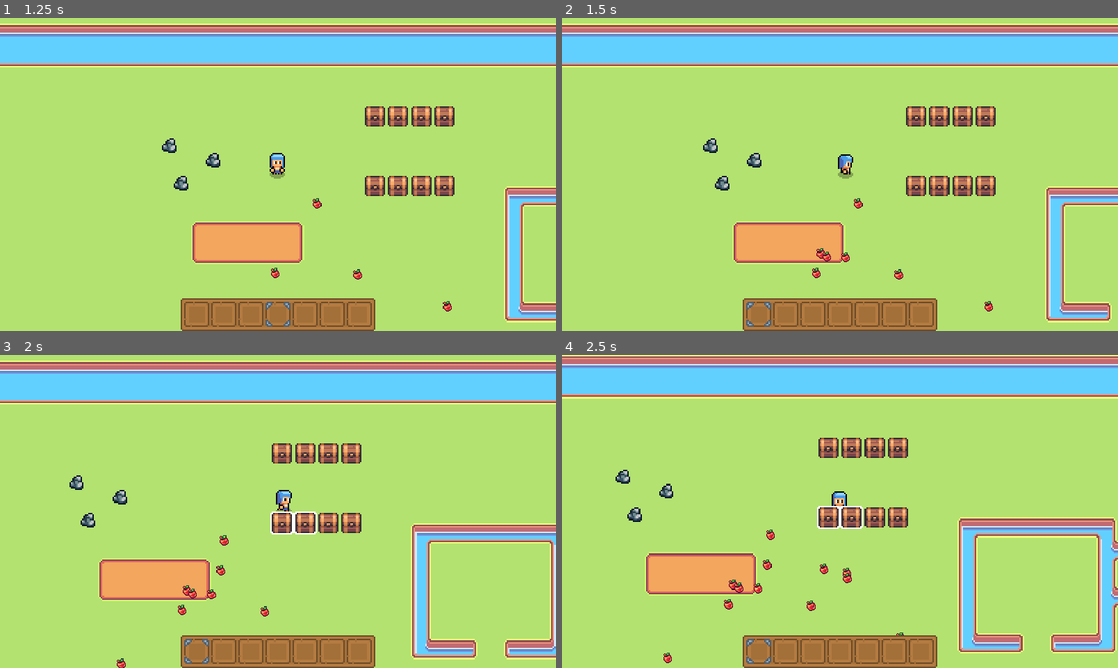
Above: before the commit, frames 1-4 (two rows, left to right).
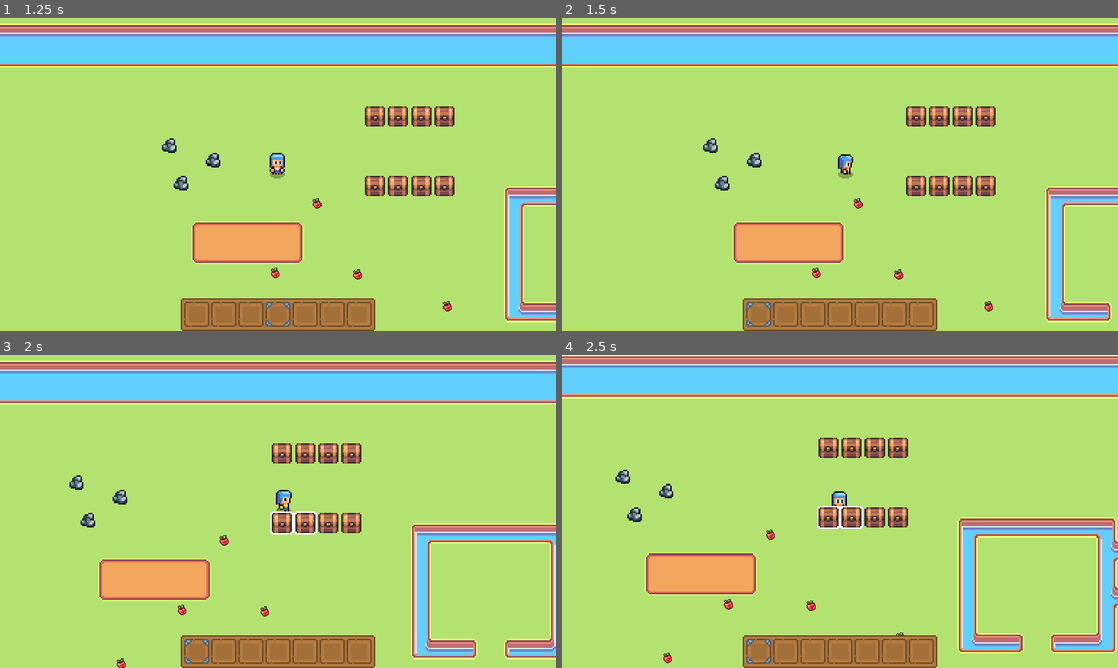
Above: after the commit, the same moments.

Repository: ArmandosLP/Farm_game_project
Game: Godot game, scene res://System/Main_menu/scenes/main_menu.tscn
Same seed, same stepped clock (60 frames per second), same inputs: the game is played once before the commit and once after it.
Inputs (mouse positions are in pixels of both pictures, inside the frame that each line leads up to):
- Up to frame 1 (1.25 s): click "Partida nueva" at 0.5 s
- Up to frame 2 (1.5 s): tap Enter at 1.25 s; move the mouse to (934, 187) at 1.27 s; hold D (Movment_right_key) from 1.28 s (still down); hold 1 (Hotbar_hotkey_1) from 1.28 s (still down); click (934, 187) at 1.42 s
- Up to frame 3 (2 s): keep holding D (Movment_right_key); keep holding 1 (Hotbar_hotkey_1)
- Up to frame 4 (2.5 s): move the mouse to (867, 524) at 2.02 s; release D (Movment_right_key) at 2.03 s; release 1 (Hotbar_hotkey_1) at 2.03 s; hold S (Movment_down_key) from 2.03 s (still down); tap 1 (Hotbar_hotkey_1) at 2.1 s; click (867, 524) at 2.17 s

Frame 1 is identical in both runs. In frame 2, 0.1% of the frame differs, in the area x 45-52%, y 73-78%; in frame 3, 0.1%; in frame 4, 0.3%, in the area x 30-53%, y 65-77%.

Commit message:
Paticle added to rock

Diff:
--- a/Buildings/Rock/rock.gd
+++ b/Buildings/Rock/rock.gd
@@ -1,9 +1,26 @@
 extends StaticBody2D
 class_name Rock
 
+@onready var cpu_particles_2d = %CPUParticles2D
+@onready var sprite_2d = %Sprite2D
+@onready var timer = %Timer
+
 var health : int = 1
+@export var item:Item
+
 
 func tool_interaction(_tool):
 	health -= 1
 	if health <= 0:
-		queue_free()
+		destroy()
+
+
+func destroy():
+	sprite_2d.visible = false
+	cpu_particles_2d.emitting = true
+	InventoryManager.spawn_item(item,1,position,true)
+	timer.start()
+
+
+func _on_timer_timeout():
+	queue_free()
--- a/Buildings/Rock/rock.tscn
+++ b/Buildings/Rock/rock.tscn
@@ -1,16 +1,23 @@
-[gd_scene load_steps=5 format=3 uid="uid://84v0oxo0t4h7"]
+[gd_scene load_steps=7 format=3 uid="uid://84v0oxo0t4h7"]
 
 [ext_resource type="Script" path="res://Buildings/Rock/rock.gd" id="1_kk05l"]
 [ext_resource type="Texture2D" uid="uid://bnmo2ynb6rpqy" path="res://Buildings/Rock/rocks.png" id="2_y3no7"]
+[ext_resource type="Resource" uid="uid://cogarwxpqjsbo" path="res://Inventory_system_v2/Items/Jade_ring.tres" id="2_yvmlk"]
 [ext_resource type="PackedScene" uid="uid://ydlq48uu0ecv" path="res://Components/Tool_interaction_component.tscn" id="3_i04nc"]
 
 [sub_resource type="CircleShape2D" id="CircleShape2D_md1rf"]
 radius = 5.0
 
+[sub_resource type="Curve" id="Curve_7lpyo"]
+_data = [Vector2(0.00607903, 1), 0.0, 0.0, 0, 0, Vector2(1, 0), 0.0, 0.0, 0, 0]
+point_count = 2
+
 [node name="StaticBody2D" type="StaticBody2D"]
 script = ExtResource("1_kk05l")
+item = ExtResource("2_yvmlk")
 
 [node name="Sprite2D" type="Sprite2D" parent="."]
+unique_name_in_owner = true
 texture = ExtResource("2_y3no7")
 hframes = 15
 vframes = 3
@@ -21,3 +28,26 @@
 shape = SubResource("CircleShape2D_md1rf")
 
 [node name="ToolInteractionComponent" parent="." instance=ExtResource("3_i04nc")]
+
+[node name="CPUParticles2D" type="CPUParticles2D" parent="."]
+unique_name_in_owner = true
+emitting = false
+amount = 6
+lifetime = 0.8
+one_shot = true
+explosiveness = 1.0
+direction = Vector2(0, -1)
+spread = 119.05
+gravity = Vector2(0, 0)
+initial_velocity_min = 4.0
+initial_velocity_max = 20.0
+scale_amount_min = 3.0
+scale_amount_max = 4.0
+scale_amount_curve = SubResource("Curve_7lpyo")
+color = Color(0.160784, 0.231373, 0.286275, 1)
+
+[node name="Timer" type="Timer" parent="."]
+unique_name_in_owner = true
+wait_time = 0.6
+
+[connection signal="timeout" from="Timer" to="." method="_on_timer_timeout"]
--- a/Inventory_system_v2/scripts/inventory_manager.gd
+++ b/Inventory_system_v2/scripts/inventory_manager.gd
@@ -204,16 +204,17 @@
 
 
 func drop_item(inventory:Inventory,id:int):
-	spawn_item(inventory.items[id],inventory.amount[id],StaticSystemScript.player.position)
+	spawn_item(inventory.items[id],inventory.amount[id],StaticSystemScript.player.position,false)
 	inventory.items[id] = null
 	inventory.amount[id] = 0
 	description_displayer.hide_desc()
 
 
 const GROUND_ITEM = preload("res://Buildings/Ground_item/Ground_item.tscn")
-func spawn_item(item:Item,amount:int,where:Vector2):
+func spawn_item(item:Item,amount:int,where:Vector2,instant_lootable:bool):
 	var ground_item = GROUND_ITEM.instantiate()
 	ground_item.item = item
 	ground_item.amount = amount
 	ground_item.position = where
 	StaticSystemScript.map.add_child(ground_item)
+	ground_item.timer_is_out = instant_lootable
--- a/Map/Player.gd
+++ b/Map/Player.gd
@@ -22,7 +22,6 @@
 	StaticSystemScript.player = self
 
 func _physics_process(_delta):
-	print(Engine.get_frames_per_second())
 	moving_direction = {
 		right = int(Input.is_action_pressed("Movment_right_key")),
 		left = int(Input.is_action_pressed("Movment_left_key")),
@@ -81,9 +80,6 @@
 
 
 func _input(event):
-	if Input.is_action_pressed("Hotbar_hotkey_1"):
-		InventoryManager.spawn_item(Items.MANZANA,1,position + Vector2(randf_range(-10,10),randf_range(-10,10) + 50))
-
 	if Input.is_action_just_pressed("Debug_key"):
 		InventoryManager.add_item(InventoryManager.ply_inventory,Items.PICKAXE_DEBUG,3)
 
--- a/Save_files/player_inventory.json
+++ b/Save_files/player_inventory.json
@@ -1 +1 @@
-[null,null,null,null,null,null,null,null,null,null,null,null,null,null,{"itemID": "5","amount": "1"},{"itemID": "5","amount": "1"},{"itemID": "11","amount": "1"},{"itemID": "11","amount": "1"},{"itemID": "11","amount": "1"},{"itemID": "5","amount": "1"},{"itemID": "5","amount": "1"},{"itemID": "5","amount": "1"},{"itemID": "5","amount": "1"},null,null,null,{"itemID": "5","amount": "1"},{"itemID": "5","amount": "1"},]
+[{"itemID": "5","amount": "16"},{"itemID": "11","amount": "1"},{"itemID": "11","amount": "1"},{"itemID": "11","amount": "1"},{"itemID": "10","amount": "1"},{"itemID": "10","amount": "1"},{"itemID": "10","amount": "1"},{"itemID": "5","amount": "7"},{"itemID": "10","amount": "1"},{"itemID": "10","amount": "1"},{"itemID": "10","amount": "1"},null,null,null,null,null,null,null,null,null,null,null,null,null,null,null,null,null,]
